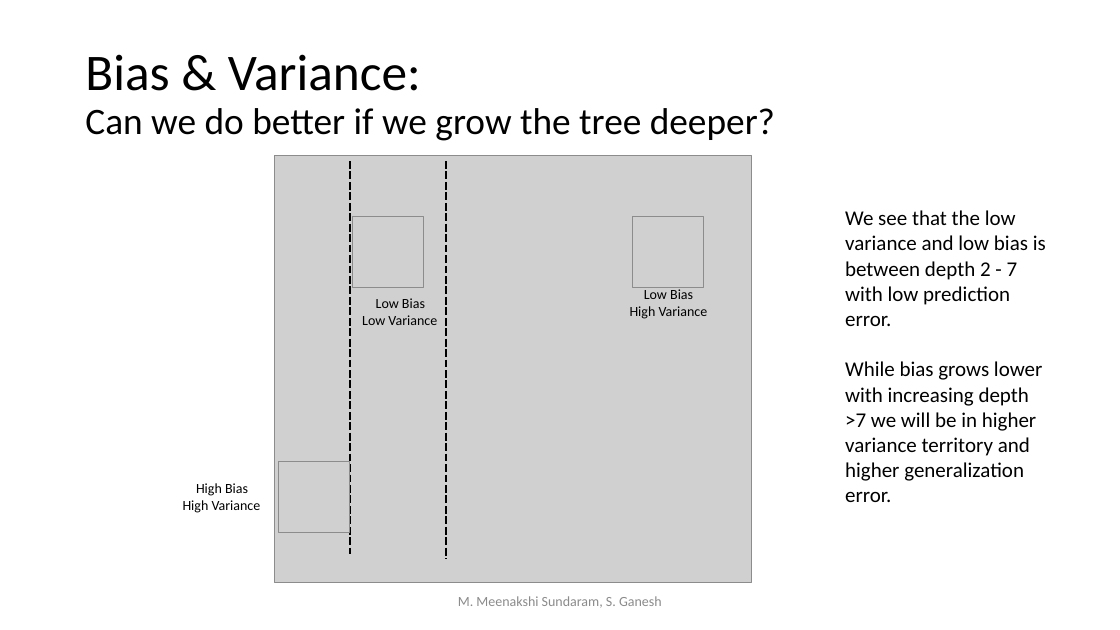
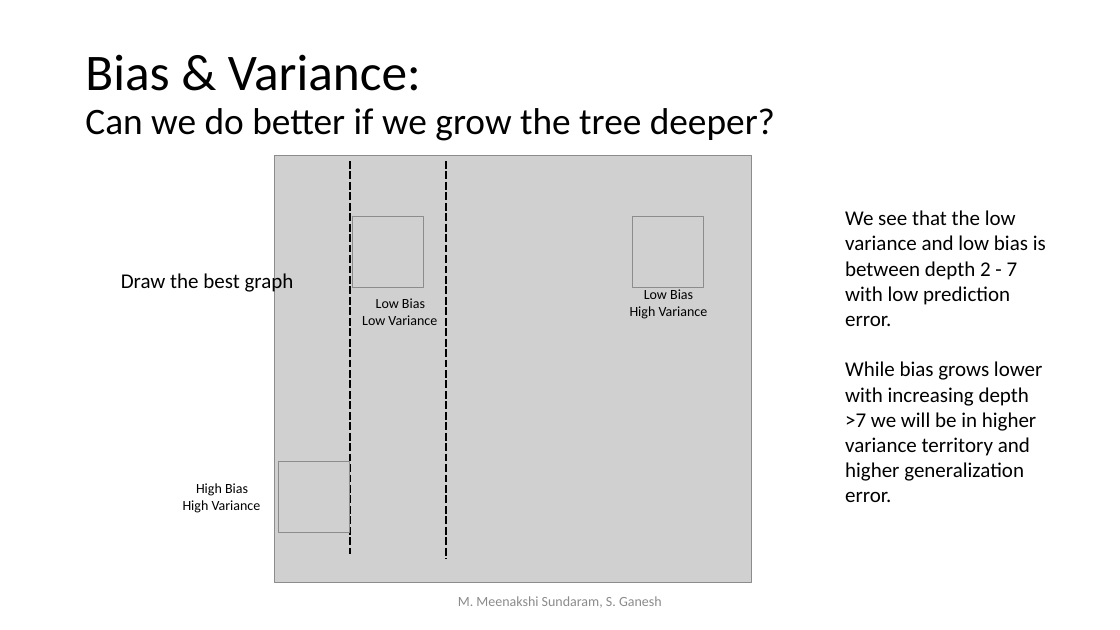
Before and after one commit to meenakshsundaram/AIML, a slide deck: slide 26 of Notes/Decision_Trees.pptx. Drawn at 1120x630 pixels with LibreOffice and Linux fonts; fonts in the diff are those of the drawing; grey boxes stand for pictures. Boxes give left, top, right and bottom in pixels: in the first picture for what was removed or moved away, otherwise in the second. Text is boxed around its words. In the diff, an @@ line names an element or a change of style, - is before the commit and + after.

```diff
--- a/Notes/Decision_Trees.pptx
+++ b/Notes/Decision_Trees.pptx
@@ text added at (121,271,294,295), 18 pt, text #000000 @@
+Draw the best graph
```
Also in this commit, not shown: 1 other slide changed, 2 slides added.
